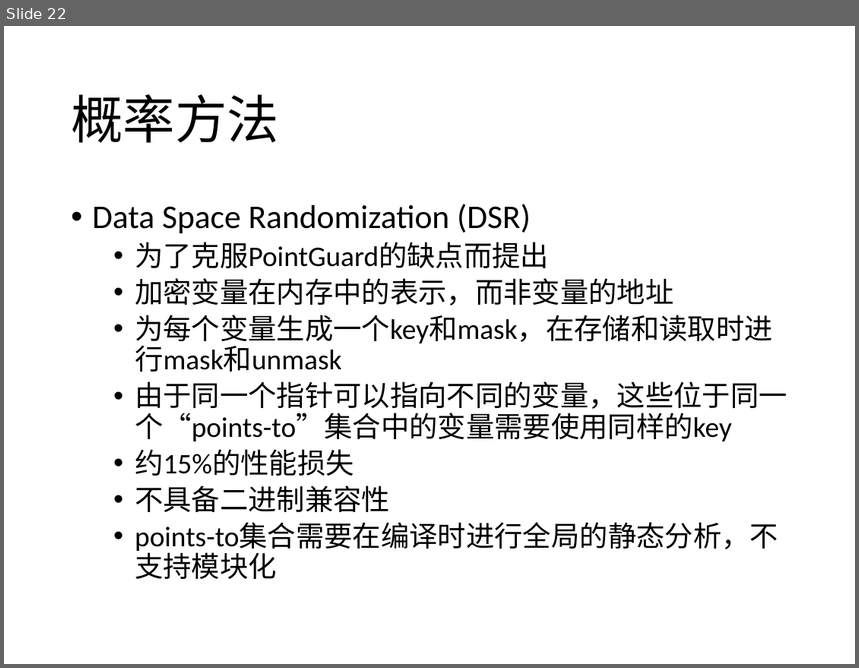
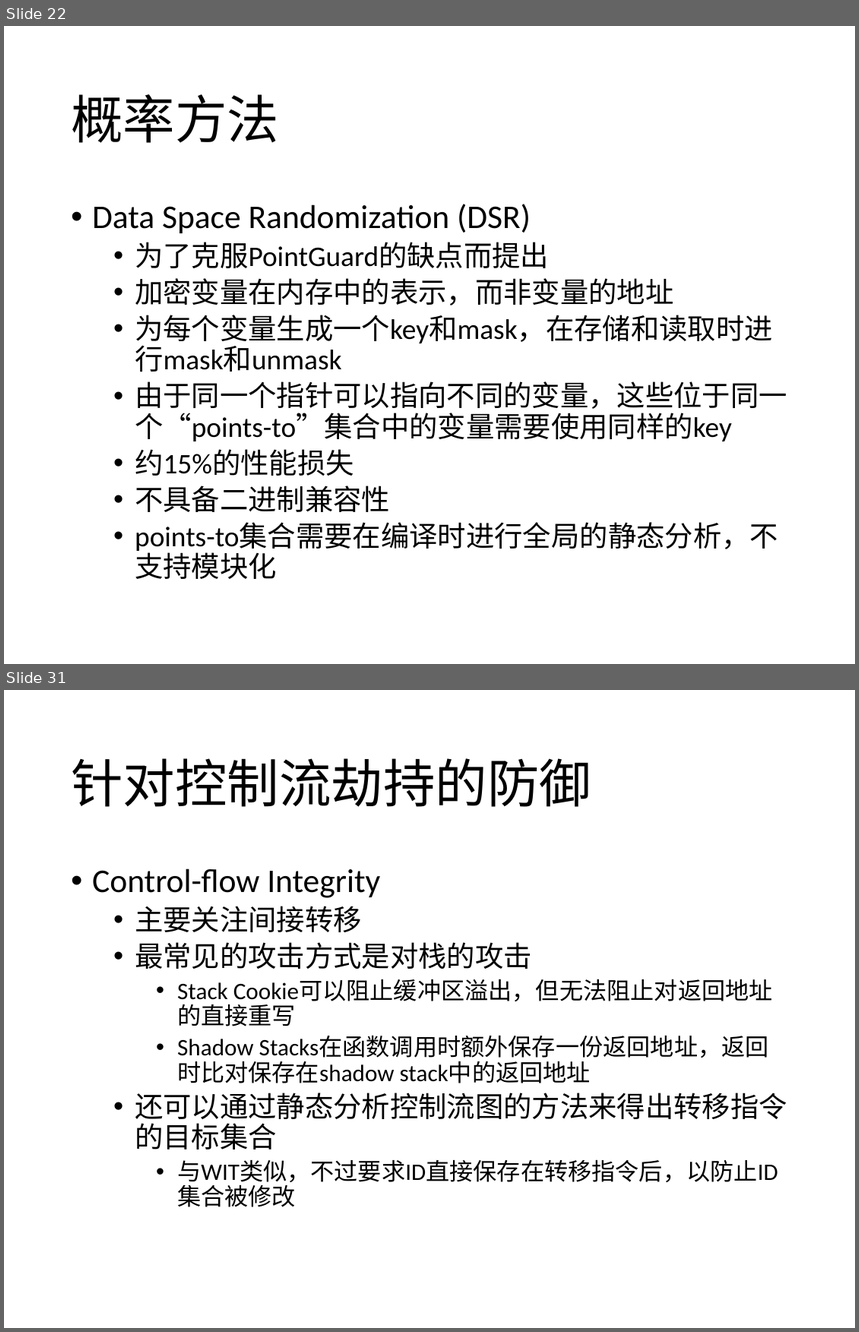
Before and after one commit to CodeATA/Docs, a slide deck: 内存安全报告.pptx. Shown one above the other, each under a label of ours: slide 22 before the commit, slides 22 and 31 after it; the slides between them are not shown. The pictures are 859x668 and 859x1332 pixels, drawn with LibreOffice and Linux fonts; fonts in the diff are those of the drawing. Boxes give left, top, right and bottom in pixels: in the first picture for what was removed or moved away, otherwise in the second. Text is boxed around its words. In the diff, an @@ line names an element or a change of style, - is before the commit and + after.

```diff
--- a/内存安全报告.pptx
+++ b/内存安全报告.pptx
@@ slide 31 added at (4,690,855,1328), background #FFFFFF @@
@@ title added at (71,758,591,807), 44 pt, text #000000 @@
+针对控制流劫持的防御
@@ text added at (92,869,788,1186), 20 pt, text #000000 @@
+• Control-flow Integrity
+  • 主要关注间接转移
+  • 最常见的攻击方式是对栈的攻击
+    • Stack Cookie可以阻止缓冲区溢出，但无法阻止对返回地址的直接重写
+    • Shadow Stacks在函数调用时额外保存一份返回地址，返回时比对保存在shadow stack中的返回地址
+  • 还可以通过静态分析控制流图的方法来得出转移指令的目标集合
+    • 与WIT类似，不过要求ID直接保存在转移指令后，以防止ID集合被修改
```
Also in this commit, not shown: 1 slide changed, 13 other slides added, 1 other file.
